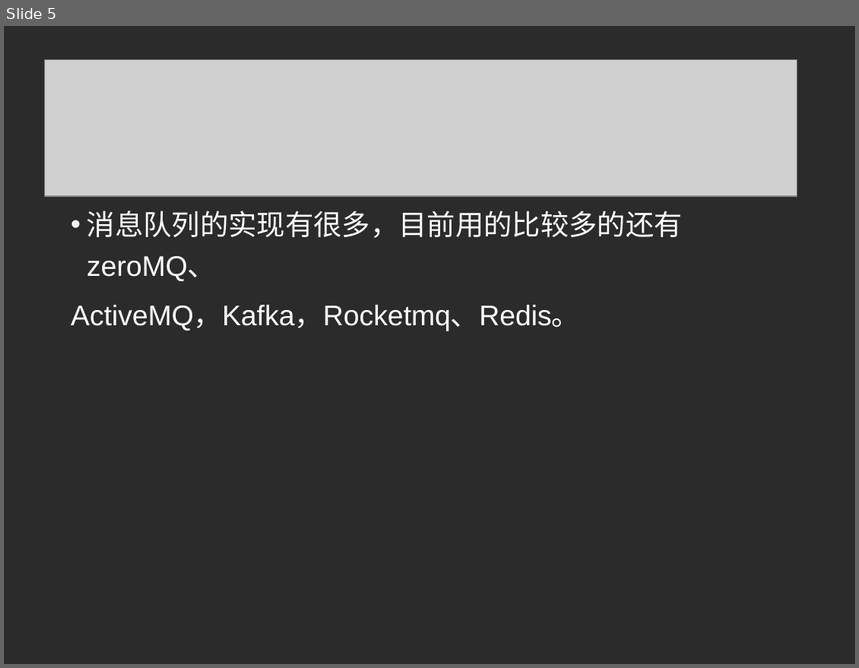
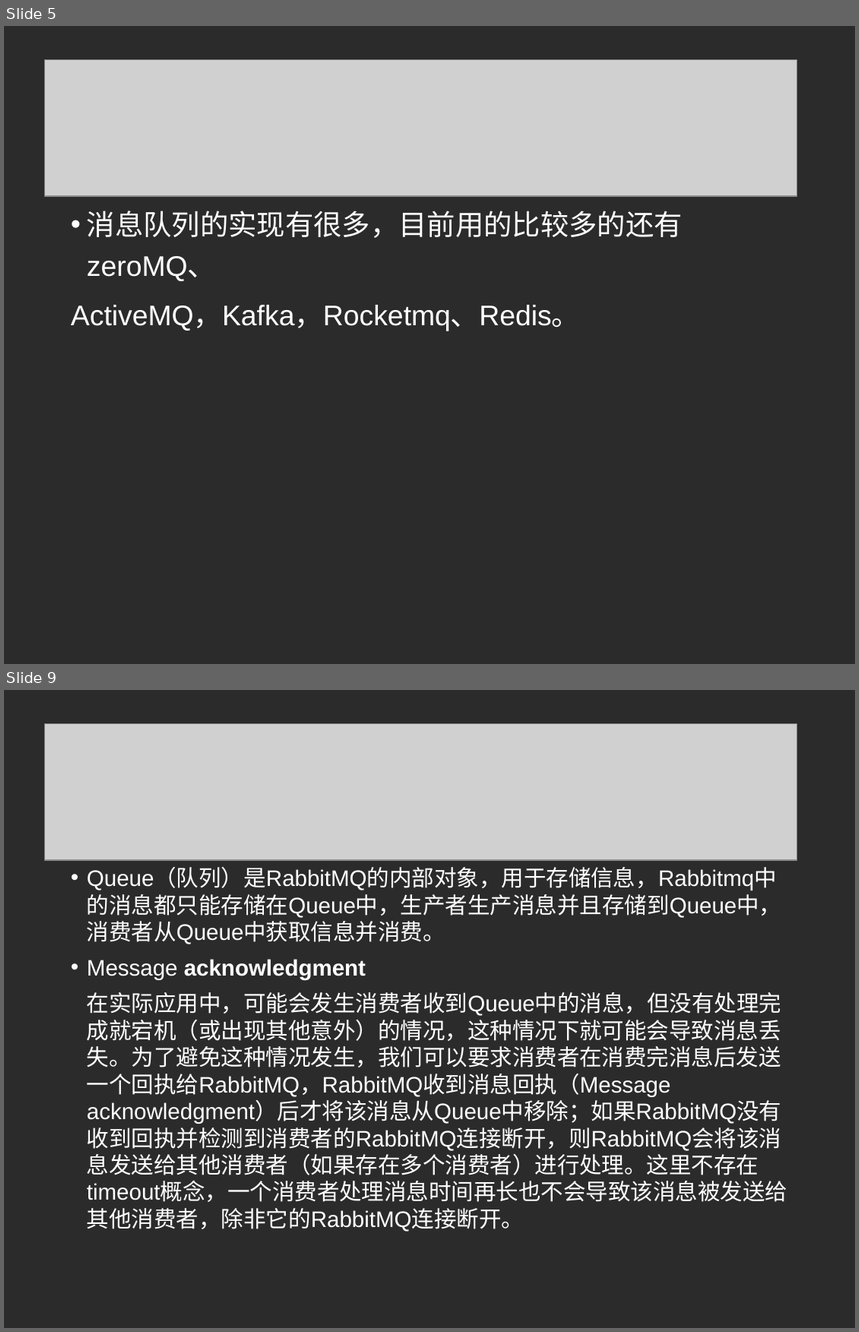
Before and after one commit to t1xuwei/rabbitmq_prj, a slide deck: rabbitmq_test/resources/消息队列-rabbitmq.ppt. Shown one above the other, each under a label of ours: slide 5 before the commit, slides 5 and 9 after it; the slides between them are not shown. The pictures are 859x668 and 859x1332 pixels, drawn with LibreOffice and Linux fonts; fonts in the diff are those of the drawing; grey boxes stand for pictures; background and template pictures are left out; a plain dark background stands for a picture behind light text. Boxes give left, top, right and bottom in pixels: in the first picture for what was removed or moved away, otherwise in the second. Text is boxed around its words. In the diff, an @@ line names an element or a change of style, - is before the commit and + after.

```diff
--- a/rabbitmq_test/resources/消息队列-rabbitmq.ppt
+++ b/rabbitmq_test/resources/消息队列-rabbitmq.ppt
@@ slide 9 added at bbox=[4, 690, 855, 1328], background picture (left out) @@
@@ picture added at bbox=[45, 723, 797, 860] @@
@@ text added at bbox=[87, 869, 788, 1232], 19 pt, text #FFFFFF @@
+• Queue（队列）是RabbitMQ的内部对象，用于存储信息，Rabbitmq中的消息都只能存储在Queue中，生产者生产消息并且存储到Queue中，消费者从Queue中获取信息并消费。
+• Message acknowledgment
+在实际应用中，可能会发生消费者收到Queue中的消息，但没有处理完成就宕机（或出现其他意外）的情况，这种情况下就可能会导致消息丢失。为了避免这种情况发生，我们可以要求消费者在消费完消息后发送一个回执给RabbitMQ，RabbitMQ收到消息回执（Message acknowledgment）后才将该消息从Queue中移除；如果RabbitMQ没有收到回执并检测到消费者的RabbitMQ连接断开，则RabbitMQ会将该消息发送给其他消费者（如果存在多个消费者）进行处理。这里不存在timeout概念，一个消费者处理消息时间再长也不会导致该消息被发送给其他消费者，除非它的RabbitMQ连接断开。
```
Also in this commit, not shown: 4 other slides added, 3 slides removed.
